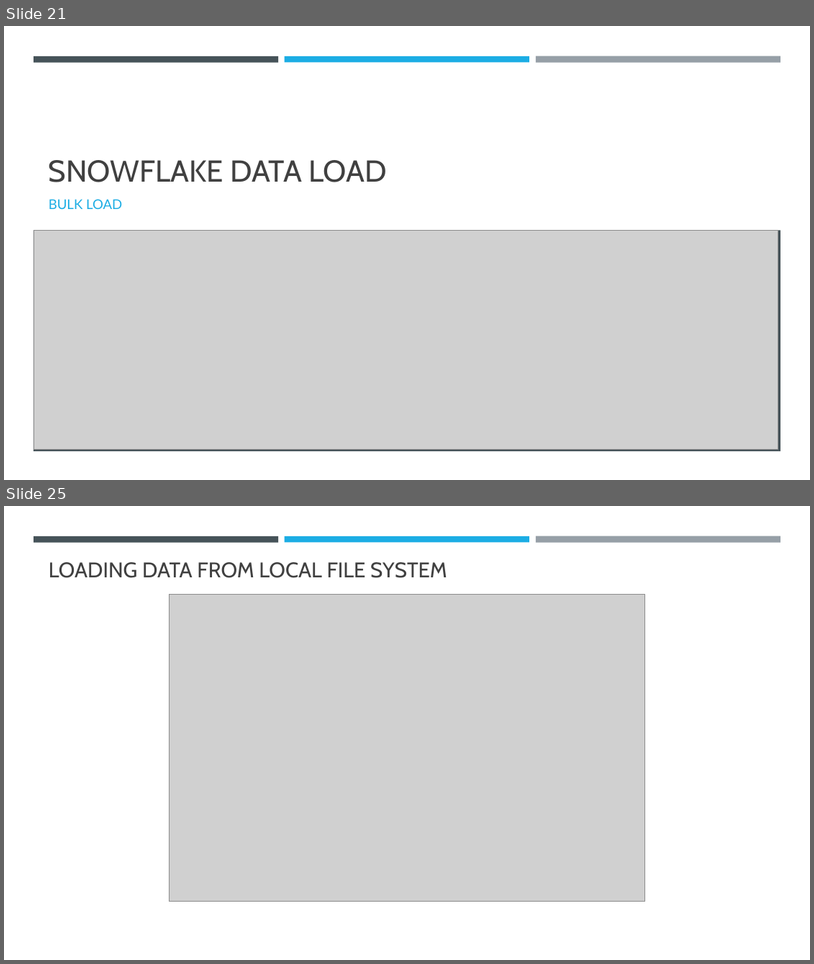
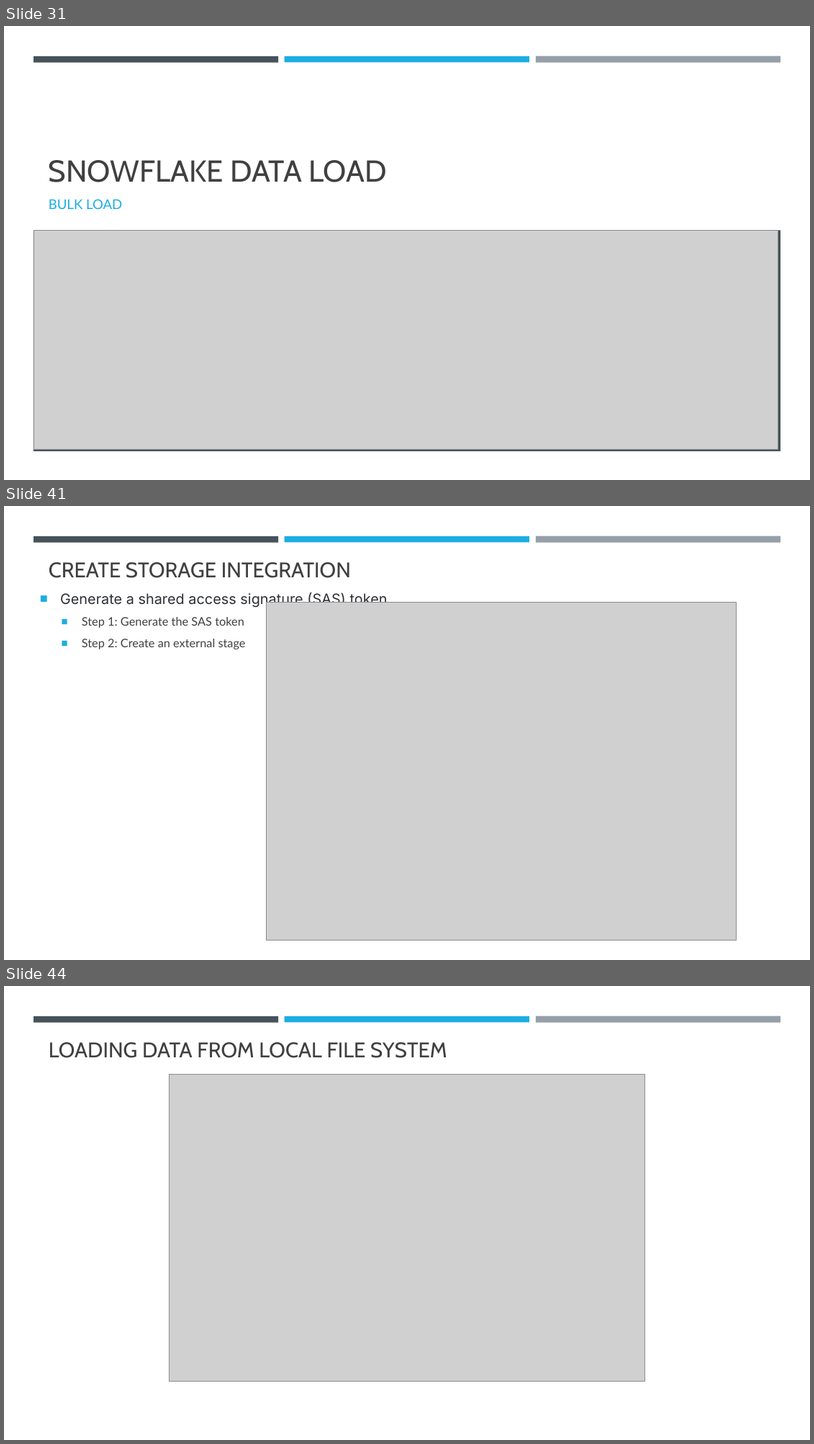
Before and after one commit to umeshmahajan/azure-brainworks2023, a slide deck: docs/Azure-Snowflake.pptx. Shown one above the other, each under a label of ours: slides 21 and 25 before the commit, slides 31, 41 and 44 after it; the slides between them are not shown. The pictures are 814x964 and 814x1444 pixels, drawn with LibreOffice and Linux fonts; fonts in the diff are those of the drawing; grey boxes stand for pictures. Boxes give left, top, right and bottom in pixels: in the first picture for what was removed or moved away, otherwise in the second. Text is boxed around its words. In the diff, an @@ line names an element or a change of style, - is before the commit and + after.

```diff
--- a/docs/Azure-Snowflake.pptx
+++ b/docs/Azure-Snowflake.pptx
@@ slide 41 added at bbox=[4, 506, 810, 960], background #FFFFFF; not listed: 3 template elements that a slide beside it also shows @@
@@ title added at bbox=[49, 562, 351, 578], 25.2 pt, text #404040 @@
+CREATE STORAGE INTEGRATION
@@ text added at bbox=[60, 592, 388, 649], 14 pt, text #404040 @@
+■ Generate a shared access signature (SAS) token
+  ■ Step 1: Generate the SAS token
+  ■ Step 2: Create an external stage
@@ picture added at bbox=[266, 602, 736, 939] @@
@@ what was slide 21 is now slide 31 @@
@@ what was slide 25 is now slide 44 @@
```
Also in this commit, not shown: 2 slides changed, 20 other slides added, 2 slides removed, 7 other files.
